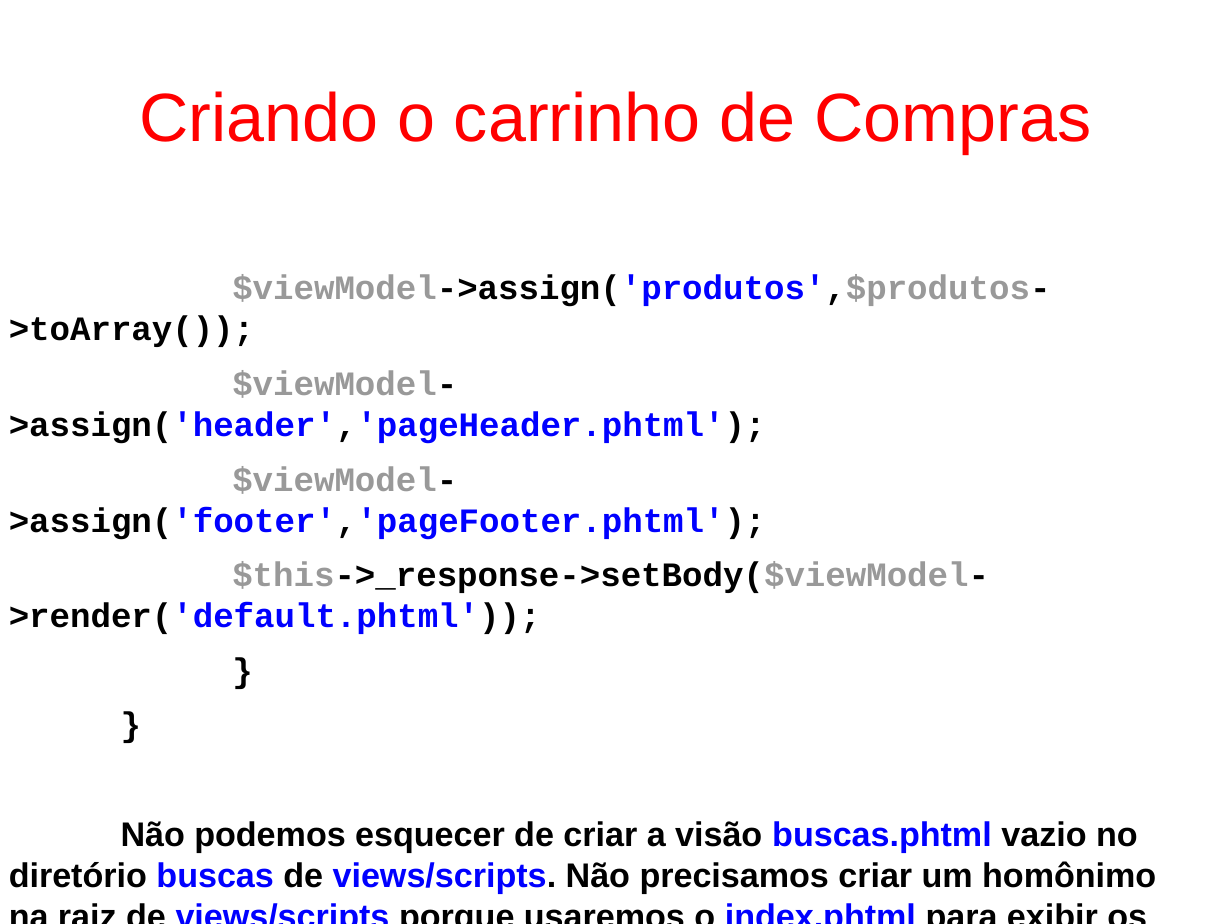
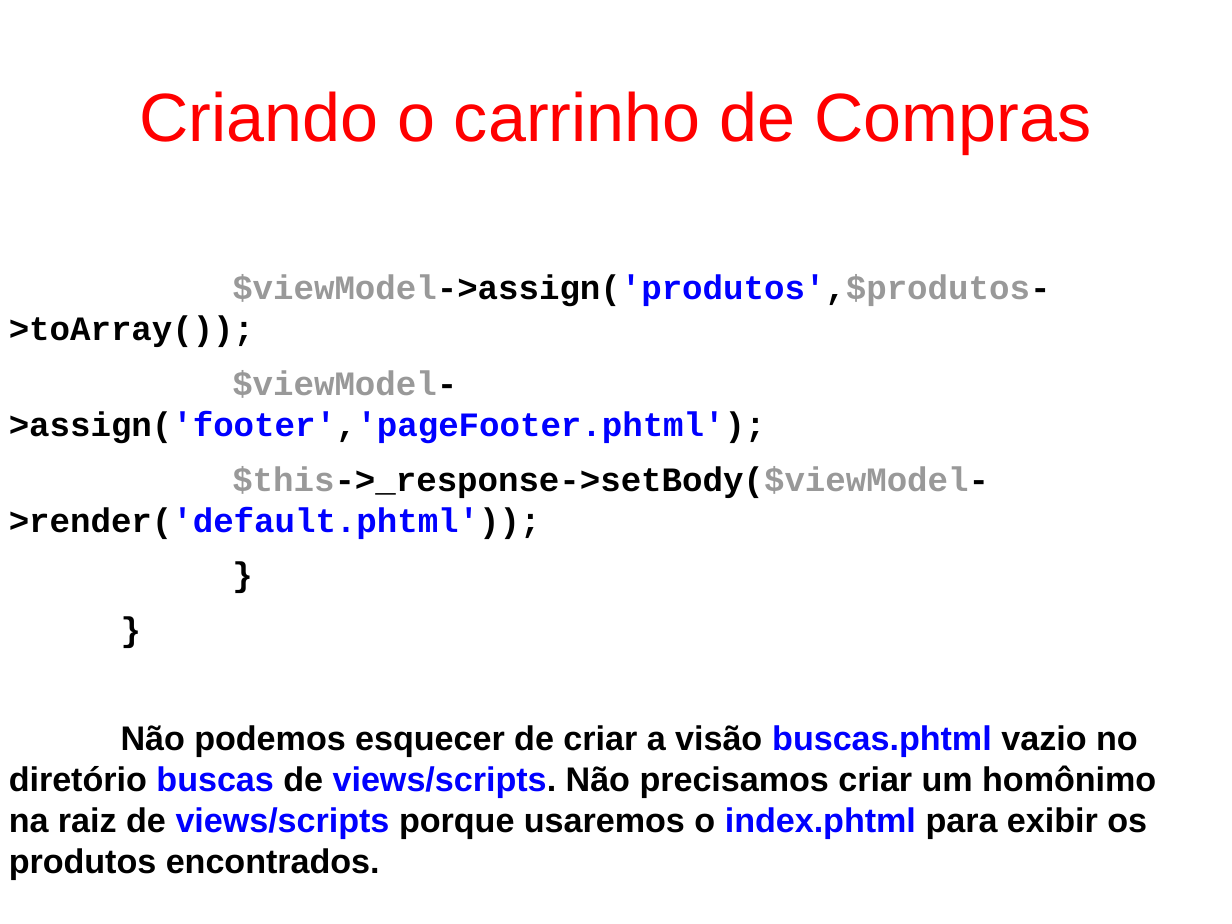
Before and after one commit to fgsl/lojasacme, a slide deck: slide 133 of docs/tutorial.odp. Drawn at 1232x924 pixels with LibreOffice and Linux fonts; fonts in the diff are those of the drawing. Boxes give left, top, right and bottom in pixels: in the first picture for what was removed or moved away, otherwise in the second. Text is boxed around its words. In the diff, an @@ line names an element or a change of style, - is before the commit and + after.

Commit message:
Remover atribuições da variável header #24

```diff
--- a/docs/tutorial.odp
+++ b/docs/tutorial.odp
@@ text at (x1=9, y1=370, x2=766, y2=444): paragraph removed @@
-$viewModel->assign('header','pageHeader.phtml');
```
Also in this commit, not shown: 5 other slides changed.
